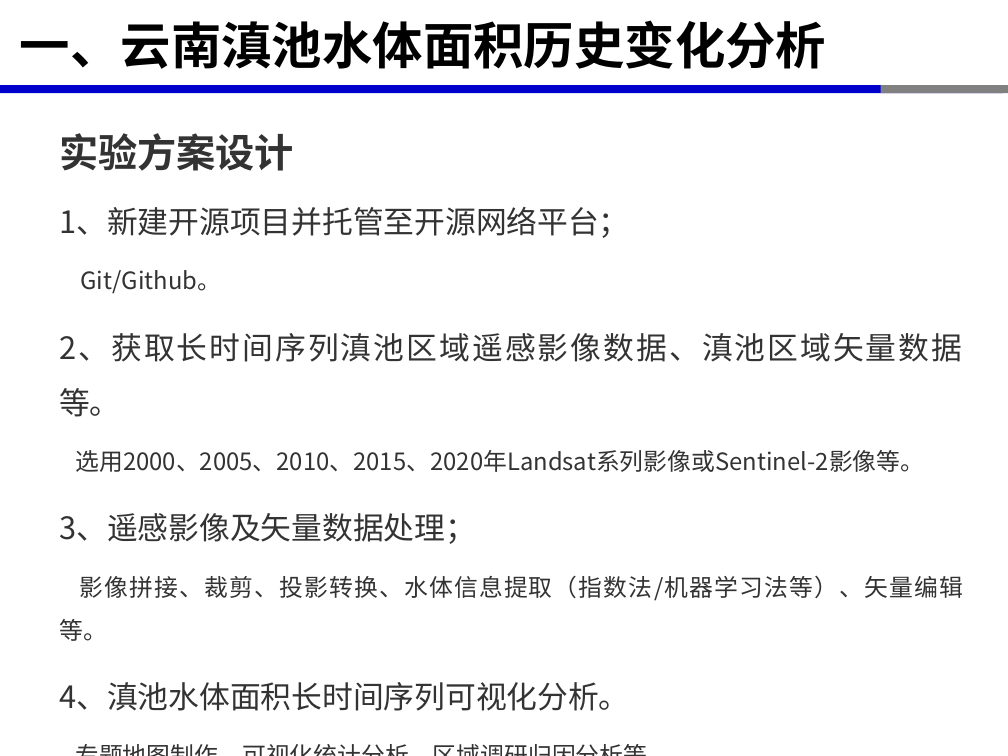
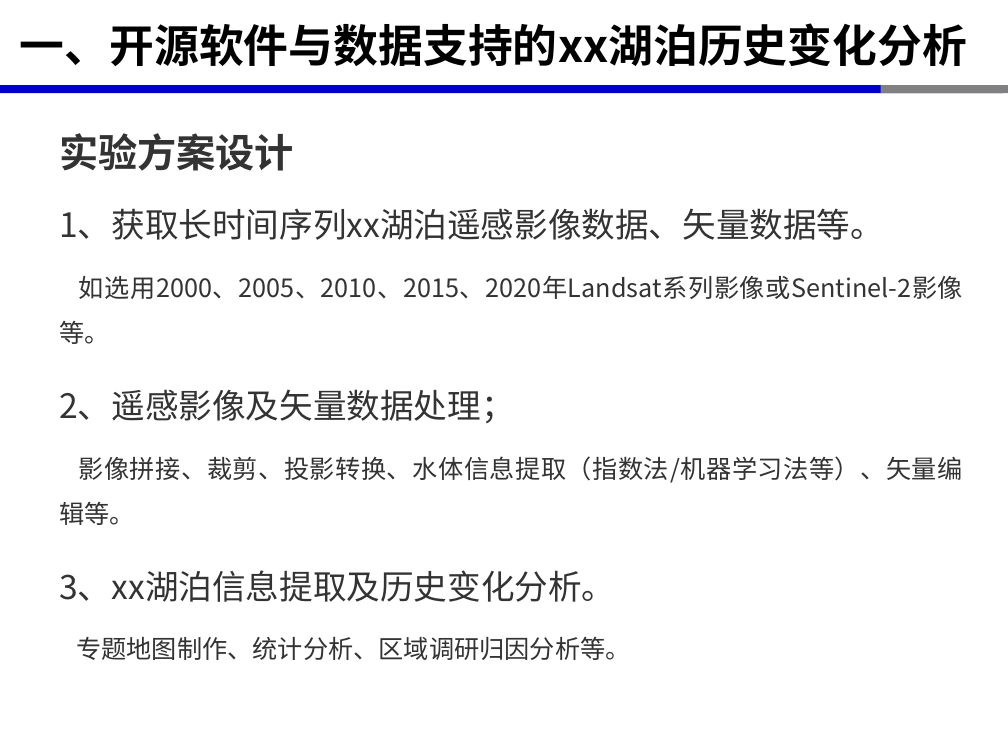
Before and after one commit to xinluo2018/open-source-gis-course, a slide deck: slide 5 of 第7章-开源GIS项目实践-6课时/第7章-开源GIS项目应用实践.pptx (slide 4 before the commit). Drawn at 1008x756 pixels with LibreOffice and Linux fonts; fonts in the diff are those of the drawing. Boxes give left, top, right and bottom in pixels: in the first picture for what was removed or moved away, otherwise in the second. Text is boxed around its words. In the diff, an @@ line names an element or a change of style, - is before the commit and + after.

```diff
--- a/第7章-开源GIS项目实践-6课时/第7章-开源GIS项目应用实践.pptx
+++ b/第7章-开源GIS项目实践-6课时/第7章-开源GIS项目应用实践.pptx
@@ title at box(20, 23, 967, 66): text changed; size 36 to 32 pt @@
-一、云南滇池水体面积历史变化分析
+一、开源软件与数据支持的xx湖泊历史变化分析
@@ text at box(59, 208, 963, 423): text changed; size 17 to 18 pt @@
-1、新建开源项目并托管至开源网络平台；
-Git/Github。
-2、获取长时间序列滇池区域遥感影像数据、滇池区域矢量数据等。
-选用2000、2005、2010、2015、2020年Landsat系列影像或Sentinel-2影像等。
-3、遥感影像及矢量数据处理；
+1、获取长时间序列xx湖泊遥感影像数据、矢量数据等。
+如选用2000、2005、2010、2015、2020年Landsat系列影像或Sentinel-2影像等。
+2、遥感影像及矢量数据处理；
@@ text at box(59, 456, 962, 525): size 17 to 18 pt in "影像拼接、裁剪、投影转换、水体信息提取（指数法/机器学习法等）、矢量编辑等。" @@
@@ text at box(59, 570, 630, 660): text changed; size 17 to 18 pt @@
-4、滇池水体面积长时间序列可视化分析。
-专题地图制作、可视化统计分析、区域调研归因分析等。
+3、xx湖泊信息提取及历史变化分析。
+专题地图制作、统计分析、区域调研归因分析等。
```
Also in this commit, not shown: 3 other slides changed, 2 slides added, 2 slides removed, 7 other files.
